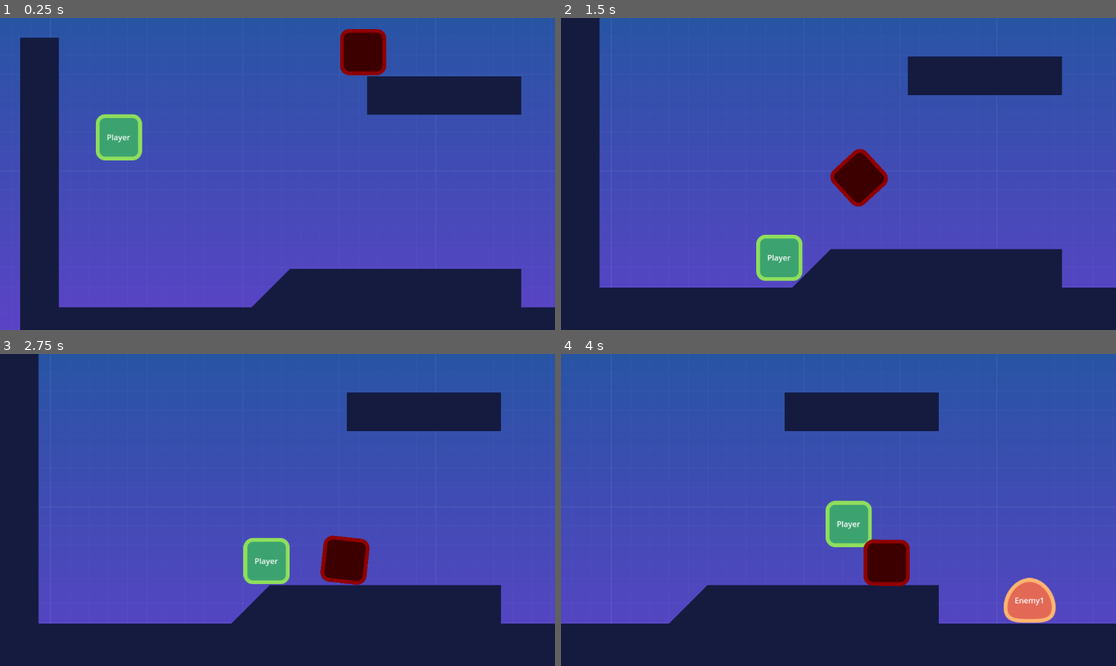
Above: before the commit, frames 1-4 (two rows, left to right).
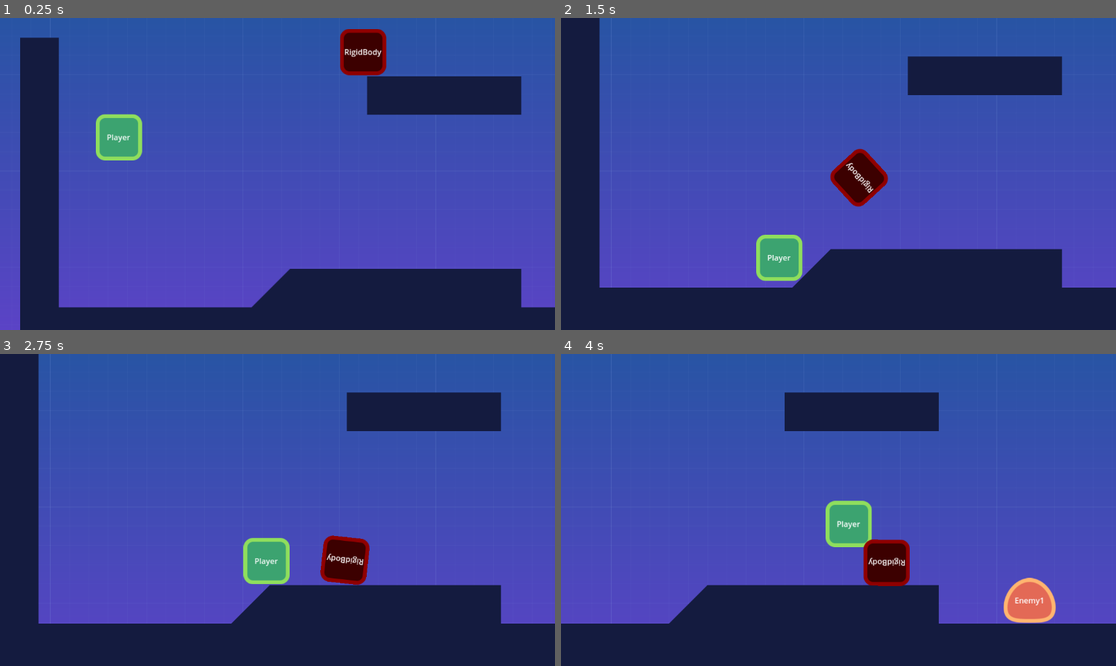
Above: after the commit, the same moments.

Repository: anatolbogun/godot-smoother-node-test-scene
Game: Godot game, scene res://src/Levels/level_template.tscn
Two runs of this game, one before a commit and one after it. Both use one fixed random seed, a clock stepped at 60 frames per second and the inputs below.
Inputs:
- Up to frame 1 (0.25 s): no input
- Up to frame 2 (1.5 s): hold D (move_right) from 0.53 s (still down); tap A (jump) at 0.77 s
- Up to frame 3 (2.75 s): tap A (jump) at 1.52 s; release D (move_right) at 2.03 s
- Up to frame 4 (4 s): hold D (move_right) from 2.78 s (still down); tap A (jump) at 3.02, 3.77 s

The runs differ from the first frame. In frame 1, 0.1% of the frame differs, in the area x 62-69%, y 9-13%; in frame 2, 0.1%; in frame 3, 0.1%; in frame 4, 0.1%.
Error in both runs: Trying to assign an array of type "Array" to a variable of type "Array[Node]". (res://src/Levels/smoother.gd:242)

Commit message:
exclude RigidBody2D

Diff:
--- /dev/null
+++ b/src/Actors/rigid_body_2d_test.gd
@@ -0,0 +1,12 @@
+extends RigidBody2D
+
+
+func _ready() -> void:
+	print("ready: ", name)
+	if $Label: $Label.text = name
+
+
+func _physics_process(delta: float) -> void:
+	# RigidBody2D is not supported by the Smoother, so even though this node has
+	# a custom _physics_process it gets ignored by the Smoother.
+	pass
--- a/src/Actors/rigid_body_test.tscn
+++ b/src/Actors/rigid_body_2d_test.tscn
@@ -1,6 +1,7 @@
-[gd_scene load_steps=3 format=3 uid="uid://0vnarr7nr0c8"]
+[gd_scene load_steps=4 format=3 uid="uid://0vnarr7nr0c8"]
 
 [ext_resource type="Texture2D" uid="uid://d18qhlermi781" path="res://assets/player.png" id="1_beqh0"]
+[ext_resource type="Script" path="res://src/Actors/rigid_body_2d_test.gd" id="1_q3gfr"]
 
 [sub_resource type="RectangleShape2D" id="RectangleShape2D_6s3pj"]
 size = Vector2(95, 94)
@@ -8,11 +9,20 @@
 [node name="RigidBody2D" type="RigidBody2D"]
 collision_layer = 4
 collision_mask = 8
+script = ExtResource("1_q3gfr")
 
 [node name="Sprite2D" type="Sprite2D" parent="."]
 modulate = Color(1, 0, 0, 1)
 texture = ExtResource("1_beqh0")
 
+[node name="Label" type="Label" parent="."]
+offset_left = -48.0
+offset_top = -48.0
+offset_right = 48.0
+offset_bottom = 48.0
+horizontal_alignment = 1
+vertical_alignment = 1
+
 [node name="CollisionShape2D" type="CollisionShape2D" parent="."]
 position = Vector2(-0.5, 0)
 shape = SubResource("RectangleShape2D_6s3pj")
--- a/src/Levels/level_template.tscn
+++ b/src/Levels/level_template.tscn
@@ -6,7 +6,7 @@
 [ext_resource type="PackedScene" uid="uid://faaiosn2r65a" path="res://src/Actors/player.tscn" id="2_m8x0h"]
 [ext_resource type="Texture2D" uid="uid://5j6rkt2kpjvg" path="res://assets/background.png" id="2_tevx5"]
 [ext_resource type="PackedScene" uid="uid://dh2f15aydng55" path="res://src/Actors/enemy.tscn" id="3_ehuom"]
-[ext_resource type="PackedScene" uid="uid://0vnarr7nr0c8" path="res://src/Actors/rigid_body_test.tscn" id="6_ype21"]
+[ext_resource type="PackedScene" uid="uid://0vnarr7nr0c8" path="res://src/Actors/rigid_body_2d_test.tscn" id="6_ype21"]
 [ext_resource type="PackedScene" uid="uid://ctl25toj1rpgd" path="res://src/Actors/portal.tscn" id="8_47pxl"]
 
 [sub_resource type="TileSetAtlasSource" id="TileSetAtlasSource_m7mx0"]
@@ -65,7 +65,7 @@
 position = Vector2(205, 148)
 safe_margin = 3.0
 
-[node name="RigidBody2DTest" parent="." instance=ExtResource("6_ype21")]
+[node name="RigidBody" parent="." instance=ExtResource("6_ype21")]
 position = Vector2(712, 12)
 collision_mask = 15
 
--- a/src/Levels/smoother.gd
+++ b/src/Levels/smoother.gd
@@ -248,6 +248,7 @@
 	if (
 		!ignore_node
 		&& node != self
+		&& !node is RigidBody2D
 		&& !nodes.has(node)
 		&& !excludes.has(get_path_to(node))
 		&& node.has_method("_physics_process")
Not shown: 1 places in src/Levels/level_template.tscn that only renumber resources
